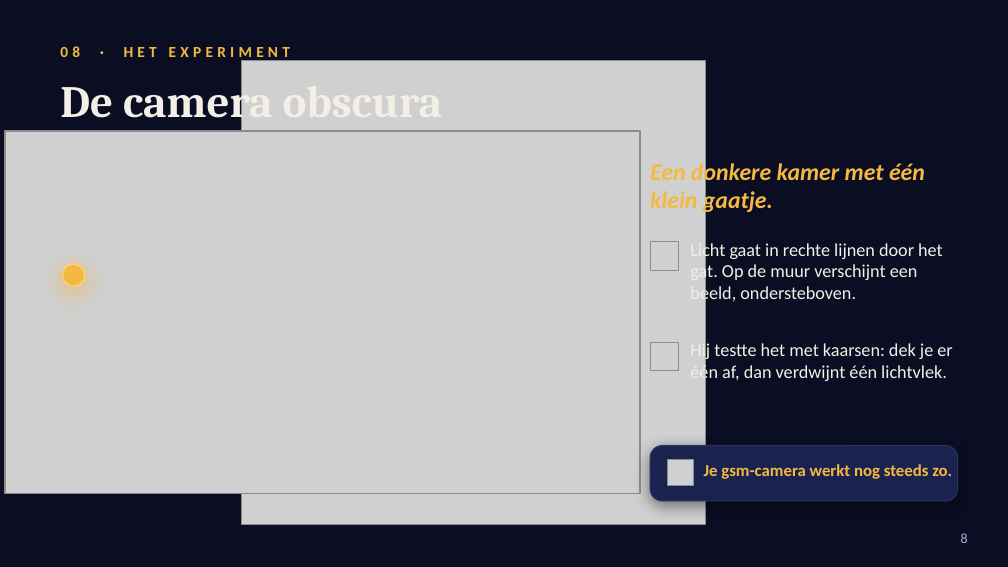
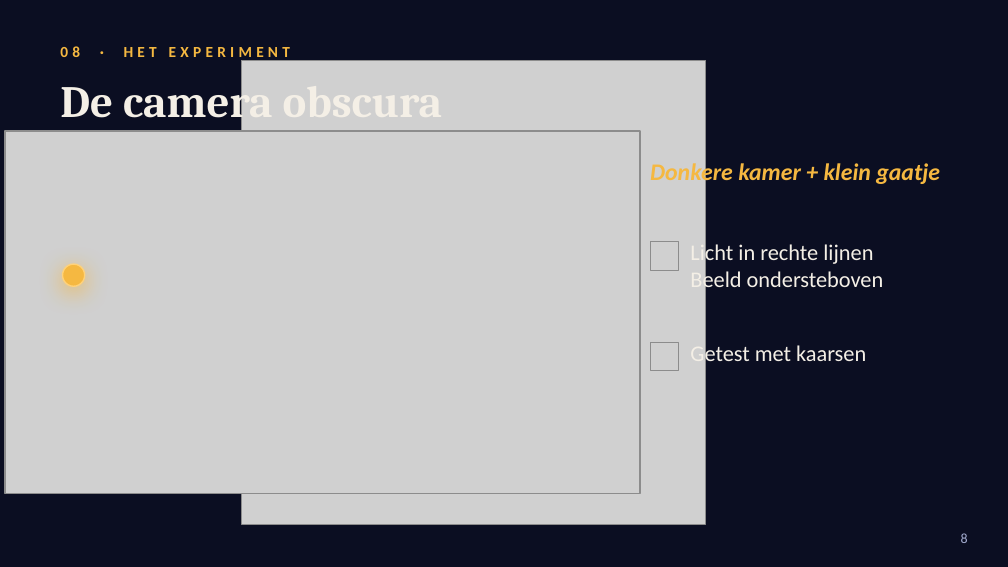
Before and after one commit to riseecom911-sketch/claudemaxxxxxxx, a slide deck: slide 8 of output/Ibn_al-Haytham_animated.pptx. Drawn at 1008x567 pixels with LibreOffice and Linux fonts; fonts in the diff are those of the drawing; grey boxes stand for pictures; background and template pictures are left out. Boxes give left, top, right and bottom in pixels: in the first picture for what was removed or moved away, otherwise in the second. Text is boxed around its words. In the diff, an @@ line names an element or a change of style, - is before the commit and + after.

```diff
--- a/output/Ibn_al-Haytham_animated.pptx
+++ b/output/Ibn_al-Haytham_animated.pptx
@@ text at (650, 159, 940, 186): text changed @@
-Een donkere kamer met één klein gaatje.
+Donkere kamer + klein gaatje
@@ text at (690, 241, 884, 293): text changed; size 13 to 16 pt @@
-Licht gaat in rechte lijnen door het gat. Op de muur verschijnt een beeld, ondersteboven.
+Licht in rechte lijnen
+Beeld ondersteboven
@@ text at (690, 342, 866, 367): text changed; size 13 to 16 pt @@
-Hij testte het met kaarsen: dek je er één af, dan verdwijnt één lichtvlek.
+Getest met kaarsen
@@ rounded rectangle removed at (650, 446, 958, 501) @@
@@ picture removed at (667, 460, 694, 486) @@
@@ text removed at (704, 464, 952, 479) @@
-Je gsm-camera werkt nog steeds zo.
```
Also in this commit, not shown: 13 other slides changed.
